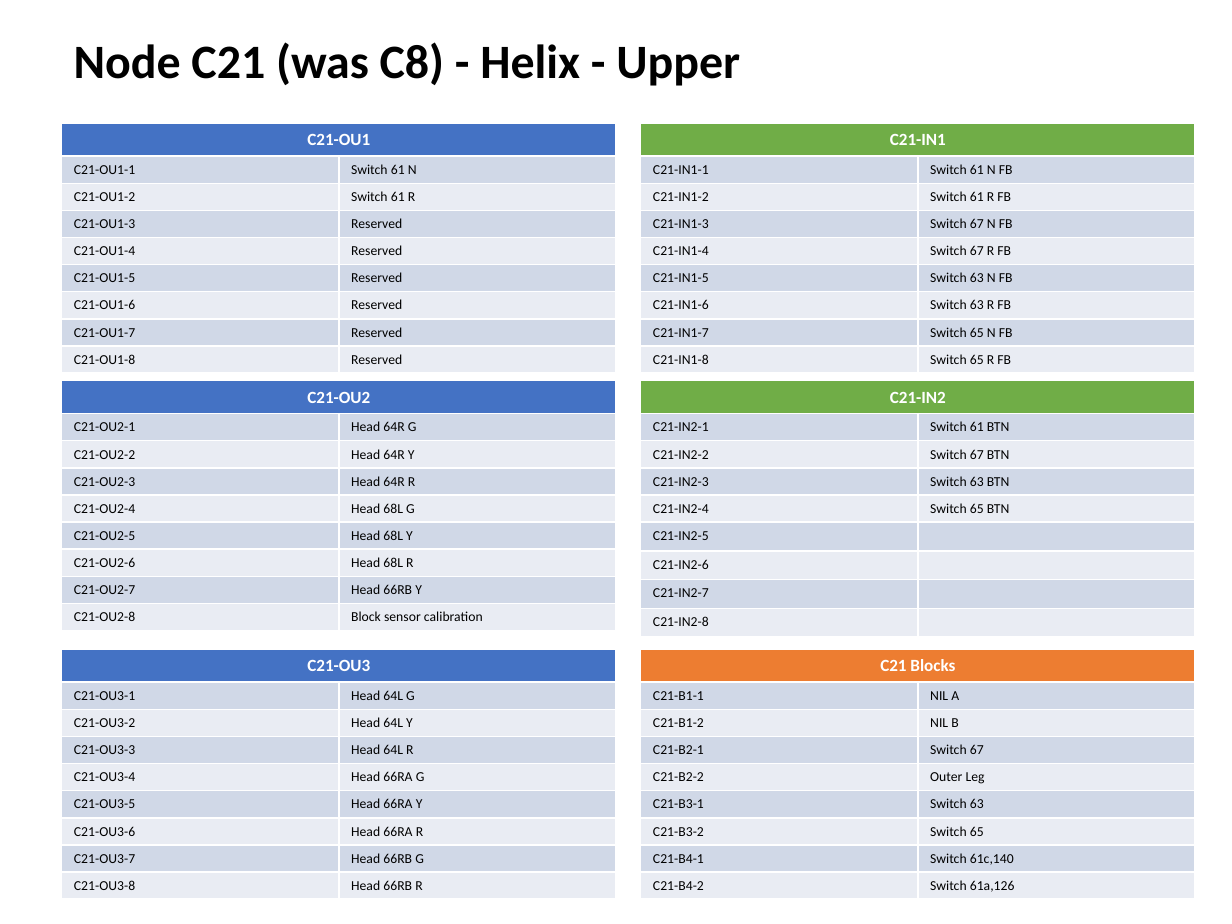
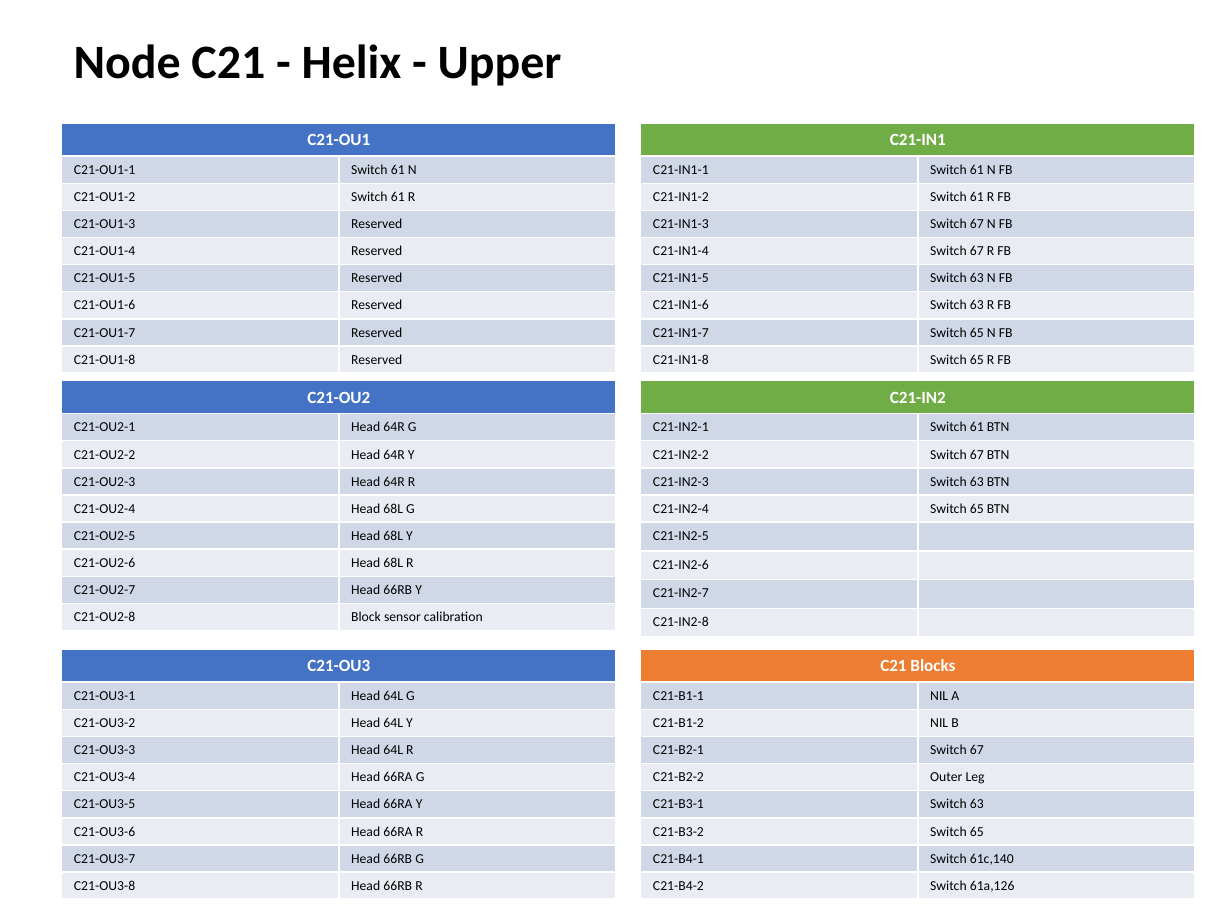
Before and after one commit to lnevo/hart, a slide deck: slide 11 of docs/wiring/Wiring_Schematic.pptx. Drawn at 1232x924 pixels with LibreOffice and Linux fonts; fonts in the diff are those of the drawing. Boxes give left, top, right and bottom in pixels: in the first picture for what was removed or moved away, otherwise in the second. Text is boxed around its words. In the diff, an @@ line names an element or a change of style, - is before the commit and + after.

```diff
--- a/docs/wiring/Wiring_Schematic.pptx
+++ b/docs/wiring/Wiring_Schematic.pptx
@@ text at box(74, 44, 562, 86): text changed @@
-Node C21 (was C8) - Helix - Upper
+Node C21 - Helix - Upper
```
Also in this commit, not shown: 12 other slides changed, 6 other files.
